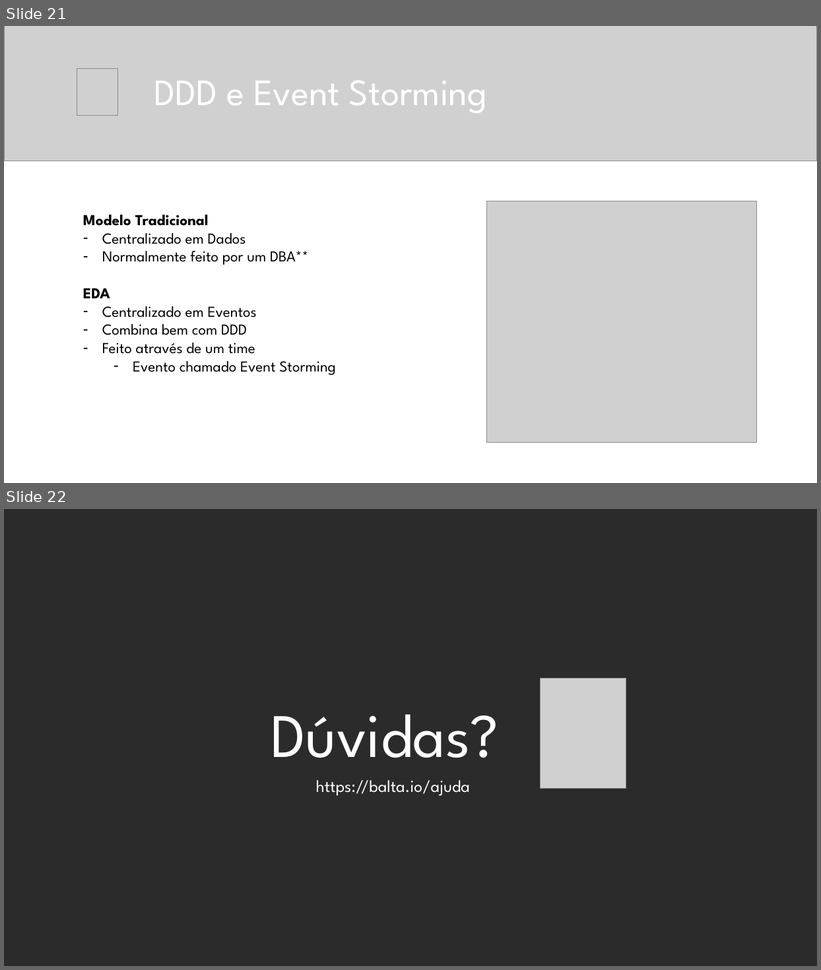
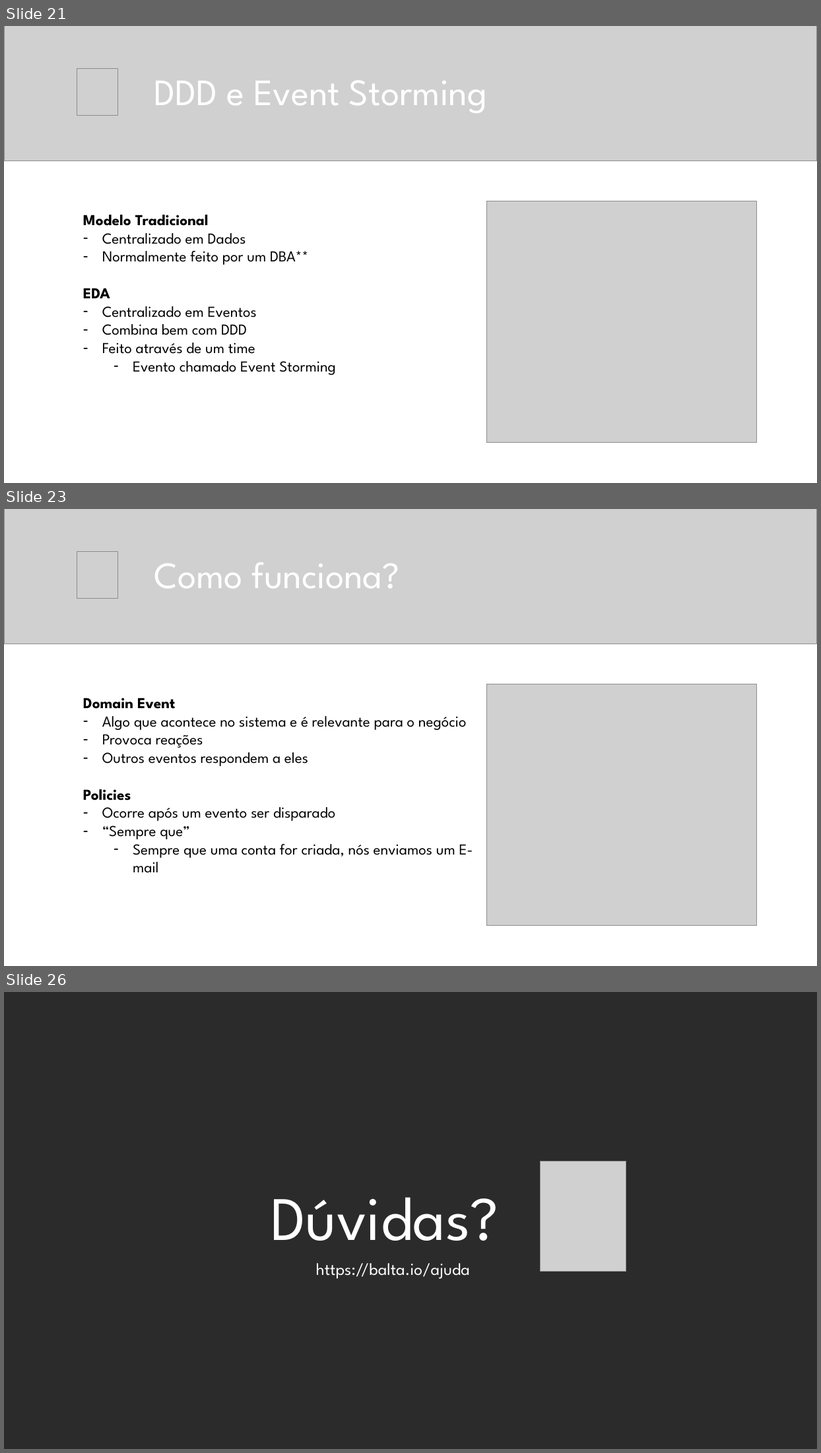
Before and after one commit to balta-io/2810, a slide deck: 2021-08-25_event-driven-architecture.pptx. Shown one above the other, each under a label of ours: slides 21 and 22 before the commit, slides 21, 23 and 26 after it; the slides between them are not shown. The pictures are 821x970 and 821x1453 pixels, drawn with LibreOffice and Linux fonts; fonts in the diff are those of the drawing; grey boxes stand for pictures; background and template pictures are left out; a plain dark background stands for a picture behind light text. Boxes give left, top, right and bottom in pixels: in the first picture for what was removed or moved away, otherwise in the second. Text is boxed around its words. In the diff, an @@ line names an element or a change of style, - is before the commit and + after.

```diff
--- a/2021-08-25_event-driven-architecture.pptx
+++ b/2021-08-25_event-driven-architecture.pptx
@@ slide 23 added at box(4, 509, 817, 966), background #FFFFFF @@
@@ picture added at box(4, 509, 817, 644) @@
@@ picture added at box(77, 552, 118, 599) @@
@@ title added at box(154, 562, 400, 588), 44 pt, text #FFFFFF @@
+Como funciona?
@@ picture added at box(486, 685, 757, 925) @@
@@ text added at box(83, 698, 473, 873), 18 pt, text #000000 @@
+Domain Event
+– Algo que acontece no sistema e é relevante para o negócio
+– Provoca reações
+– Outros eventos respondem a eles
+Policies
+– Ocorre após um evento ser disparado
+– “Sempre que”
+  – Sempre que uma conta for criada, nós enviamos um E-mail
@@ what was slide 22 is now slide 26 @@
```
Also in this commit, not shown: 3 other slides added.
